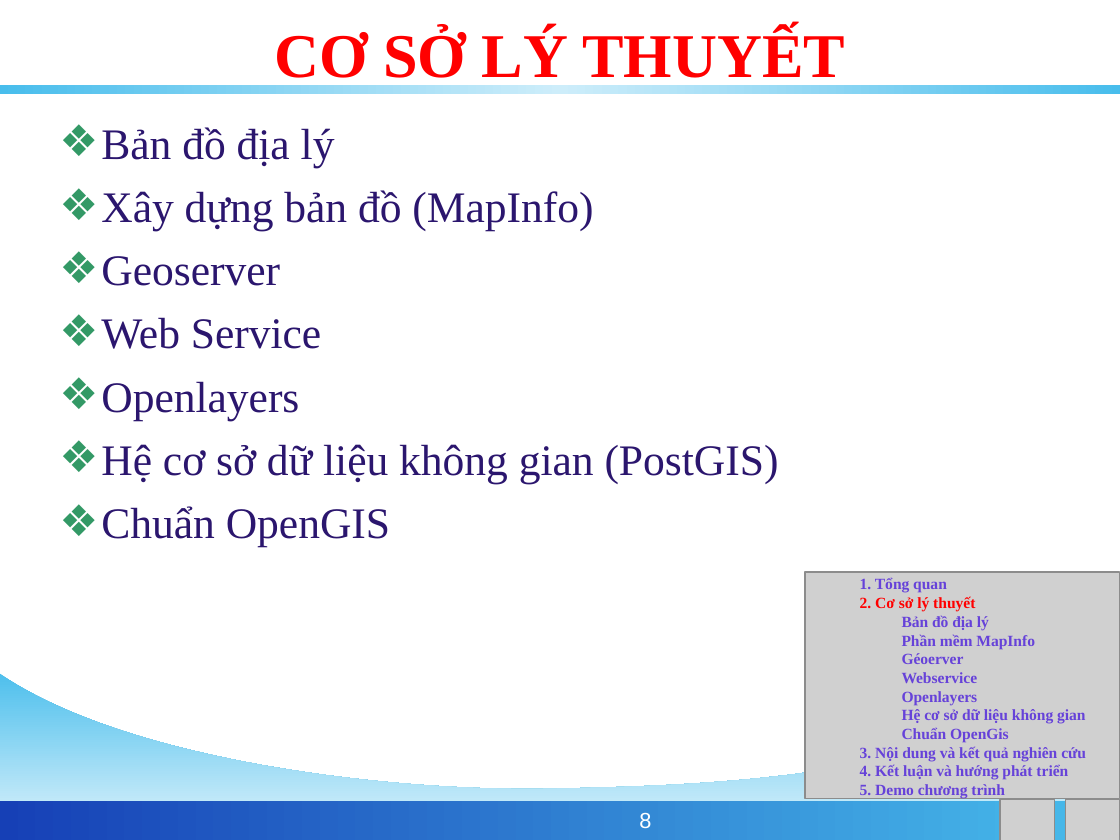
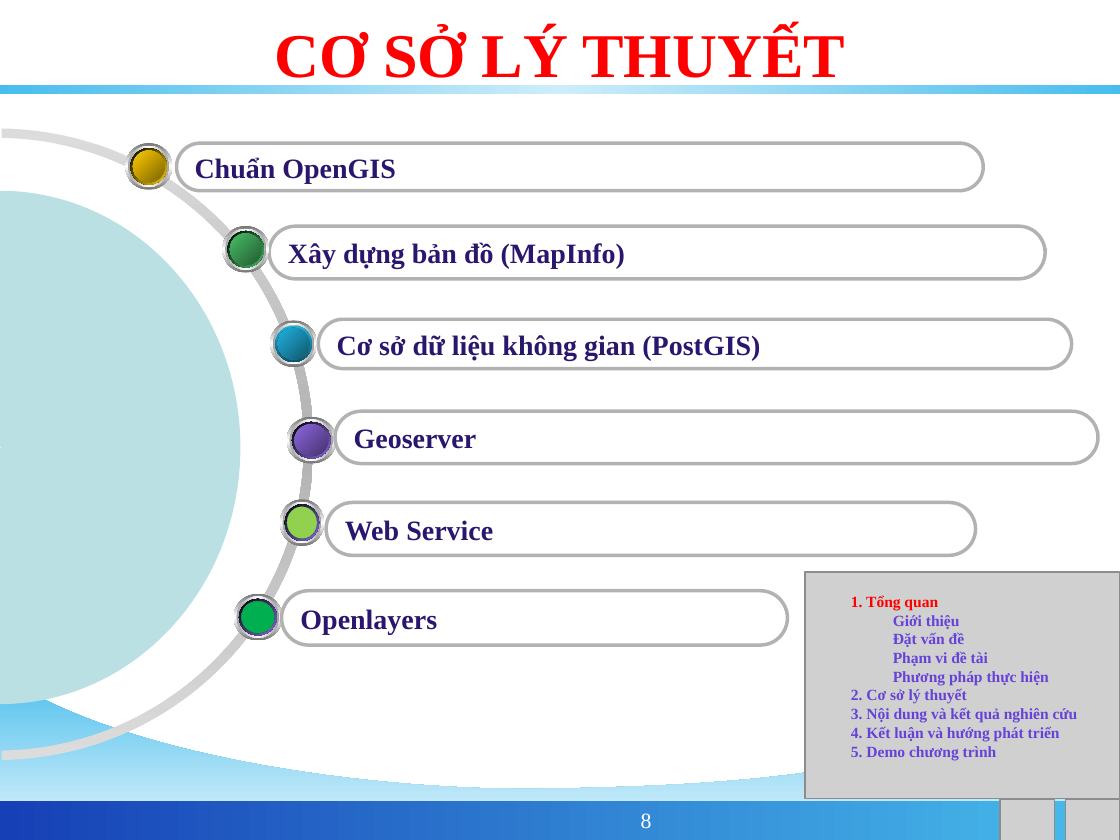
Before and after one commit to phamngsinh/cantho-webgis, a slide deck: slide 8 of Document/Bao Cao/BaoCaoLuanVan.ppt. Drawn at 1120x840 pixels with LibreOffice and Linux fonts; fonts in the diff are those of the drawing; grey boxes stand for pictures; background and template pictures are left out. Boxes give left, top, right and bottom in pixels: in the first picture for what was removed or moved away, otherwise in the second. Text is boxed around its words. In the diff, an @@ line names an element or a change of style, - is before the commit and + after.

```diff
--- a/Document/Bao Cao/BaoCaoLuanVan.ppt
+++ b/Document/Bao Cao/BaoCaoLuanVan.ppt
@@ text added at bbox=[47, 103, 775, 134], 12 pt, text #FFFFFF @@
+vinagis@gmail.com
@@ freeform shape added at bbox=[0, 128, 313, 760], fill gradient #DCDCDC to #B2B2B2 @@
@@ text removed at bbox=[101, 127, 779, 547] @@
-❖ Bản đồ địa lý
-❖ Xây dựng bản đồ (MapInfo)
-❖ Geoserver
-❖ Web Service
-❖ Openlayers
-❖ Hệ cơ sở dữ liệu không gian (PostGIS)
-❖ Chuẩn OpenGIS
@@ rounded rectangle added at bbox=[177, 143, 983, 192], outline #B2B2B2 2.24 pt, 18 pt, text #2B166E, bold @@
+Chuẩn OpenGIS
@@ group added at bbox=[125, 143, 172, 190]: 6 ellipses @@
@@ freeform shape added at bbox=[0, 192, 241, 704], fill #BBE0E3 @@
@@ group added at bbox=[223, 226, 270, 273]: 6 ellipses @@
@@ rounded rectangle added at bbox=[269, 226, 1045, 279], outline #B2B2B2 2.24 pt, 18 pt, text #2B166E, bold @@
+Xây dựng bản đồ (MapInfo)
@@ group added at bbox=[270, 320, 317, 367]: 6 ellipses @@
@@ rounded rectangle added at bbox=[318, 319, 1072, 368], outline #B2B2B2 2.24 pt, 18 pt, text #2B166E, bold @@
+Cơ sở dữ liệu không gian (PostGIS)
@@ rounded rectangle added at bbox=[335, 411, 1098, 464], outline #B2B2B2 2.24 pt, 18 pt, text #2B166E, bold @@
+Geoserver
@@ group added at bbox=[287, 417, 336, 464]: 6 ellipses @@
@@ group added at bbox=[280, 500, 324, 547]: 6 ellipses @@
@@ rounded rectangle added at bbox=[326, 503, 976, 556], outline #B2B2B2 2.24 pt, 18 pt, text #2B166E, bold @@
+Web Service
@@ rounded rectangle added at bbox=[281, 590, 787, 645], outline #B2B2B2 2.24 pt, 18 pt, text #2B166E, bold @@
+Openlayers
@@ text "1. Tổng quan": place and size @@
-text "1. Tổng quan" at bbox=[860, 578, 1086, 799]
+text "1. Tổng quan" at bbox=[851, 595, 1078, 760]
@@ text at bbox=[851, 595, 966, 704]: text colour #6642D9 to #FF0000 in "1. Tổng quan"; text colour #FF0000 to #6642D9 in "2. Cơ sở lý thuyết" @@
@@ group added at bbox=[234, 594, 282, 641]: 6 ellipses @@
@@ text at bbox=[893, 615, 1048, 685]: paragraphs added @@
+Giới thiệu
+Đặt vấn đề
+Phạm vi đề tài
+Phương pháp thực hiện
@@ text at bbox=[902, 616, 1085, 743]: paragraphs removed @@
-Bản đồ địa lý
-Phần mềm MapInfo
-Géoerver
-Webservice
-Openlayers
-Hệ cơ sở dữ liệu không gian
-Chuẩn OpenGis
@@ page number at bbox=[641, 813, 652, 828]: font Arial to Times New Roman @@
```
Also in this commit, not shown: 4 other slides changed, 1 slide removed.
